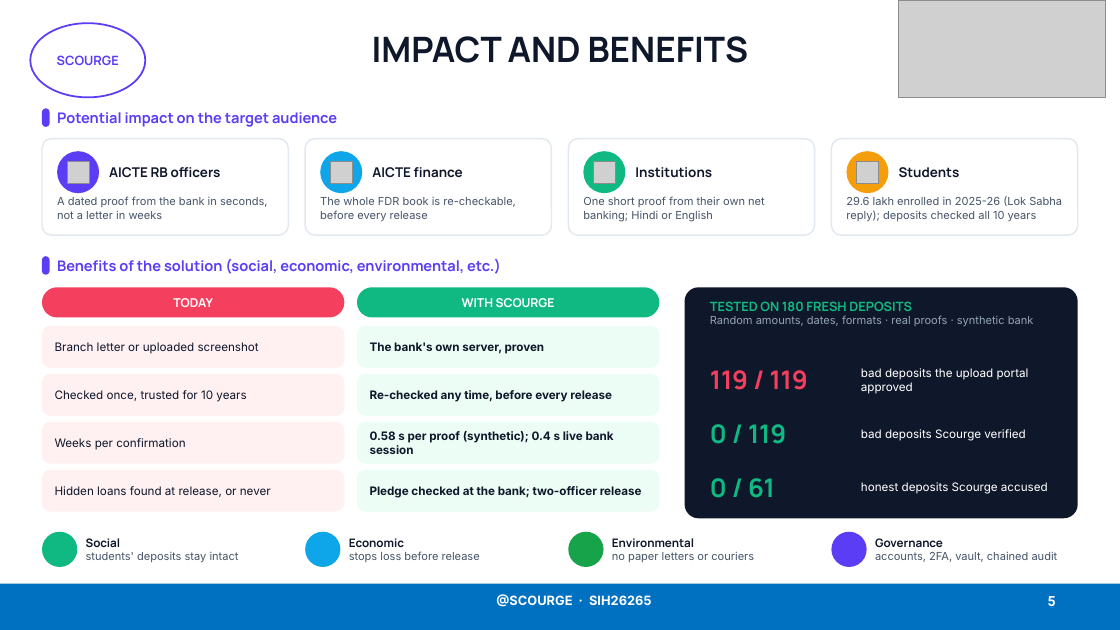
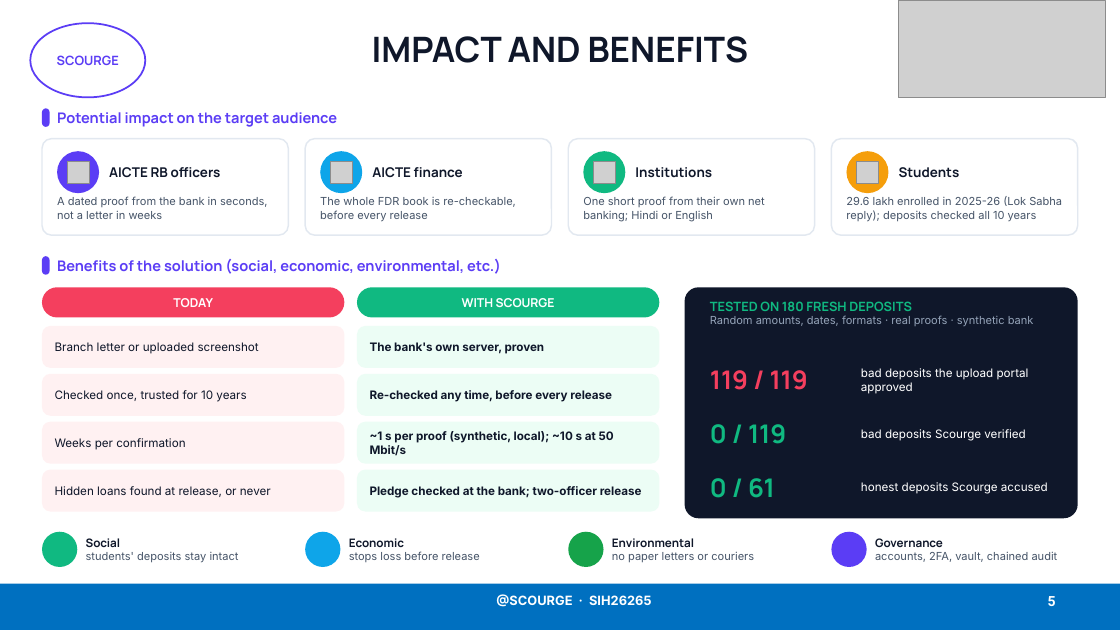
Before and after one commit to Lakki007/Arnavax-Scourge-SIH26265, a slide deck: slide 5 of docs/ppt/Scourge_SIH26265_Idea.pptx. Drawn at 1120x630 pixels with LibreOffice and Linux fonts; fonts in the diff are those of the drawing; grey boxes stand for pictures; background and template pictures are left out. Boxes give left, top, right and bottom in pixels: in the first picture for what was removed or moved away, otherwise in the second. Text is boxed around its words. In the diff, an @@ line names an element or a change of style, - is before the commit and + after.

```diff
--- a/docs/ppt/Scourge_SIH26265_Idea.pptx
+++ b/docs/ppt/Scourge_SIH26265_Idea.pptx
@@ text at [370, 431, 614, 456]: text changed @@
-0.58 s per proof (synthetic); 0.4 s live bank session
+~1 s per proof (synthetic, local); ~10 s at 50 Mbit/s
```
Also in this commit, not shown: 3 other slides changed, 5 other files.
